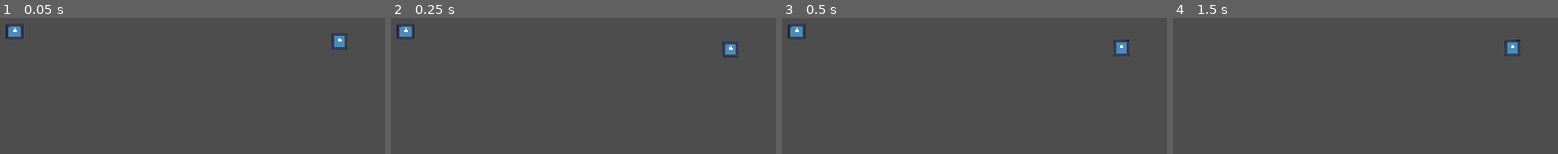
Above: before the commit, frames 1-4 (left to right).
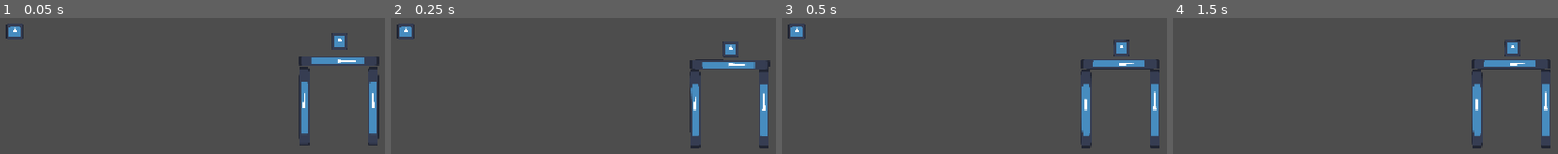
Above: after the commit, the same moments.

Repository: TheOmnipresence/GodotDemos
Game: Godot game, scene res://Scenes/main.tscn
Same seed, same stepped clock (60 frames per second), same inputs: the game is played once before the commit and once after it. The engine's default icon, where the game draws it, is replaced by a stand-in: a white triangle on a blue panel in a dark square.
Inputs (mouse positions are in pixels of both pictures, inside the frame that each line leads up to):
- Up to frame 1 (0.05 s): no input
- Up to frame 2 (0.25 s): no input
- Up to frame 3 (0.5 s): no input
- Up to frame 4 (1.5 s): tap Enter at 0.5 s; drag from (1188, 31) to (1511, 47) at 0.52 s; tap Space at 1.25 s; drag from (outside the picture) to (1511, 47) at 1.27 s

The runs differ from the first frame. In frame 1, 2.7% of the frame differs, in the area x 77-99%, y 28-94%; in frame 2, 2.6%; in frame 3, 2.8%; in frame 4, 2.8%, in the area x 77-99%, y 30-96%.

Commit message:
Update main.tscn

Diff:
--- a/Scenes/main.tscn
+++ b/Scenes/main.tscn
@@ -76,6 +76,11 @@
 position = Vector2(-14, -92)
 shape = SubResource("RectangleShape2D_l5ngm")
 
+[node name="Sprite2D2" type="Sprite2D" parent="Blocks/Block" unique_id=165199988]
+position = Vector2(-14.000008, -92.00001)
+scale = Vector2(0.24999991, 1.90625)
+texture = ExtResource("2_8gbba")
+
 [node name="Block2" type="RigidBody2D" parent="Blocks" unique_id=928005699]
 position = Vector2(-72, -23)
 rotation = 1.5707964
@@ -85,6 +90,11 @@
 position = Vector2(-14, -92)
 shape = SubResource("RectangleShape2D_l5ngm")
 
+[node name="Sprite2D" type="Sprite2D" parent="Blocks/Block2" unique_id=1788246009]
+position = Vector2(-14.015601, -92.16634)
+scale = Vector2(0.24906008, 1.9081528)
+texture = ExtResource("2_8gbba")
+
 [node name="Block3" type="RigidBody2D" parent="Blocks" unique_id=1427059936]
 position = Vector2(142, 197)
 mass = 0.1
@@ -93,6 +103,11 @@
 position = Vector2(-16, -92)
 shape = SubResource("RectangleShape2D_l5ngm")
 
+[node name="Sprite2D" type="Sprite2D" parent="Blocks/Block3" unique_id=144078120]
+position = Vector2(-16.000008, -92.00001)
+scale = Vector2(0.24999991, 1.90625)
+texture = ExtResource("2_8gbba")
+
 [connection signal="mouse_entered" from="Bird" to="Bird" method="_on_mouse_entered"]
 [connection signal="mouse_exited" from="Bird" to="Bird" method="_on_mouse_exited"]
 [connection signal="body_entered" from="Bird/Area2D" to="Bird" method="_on_area_2d_body_entered"]
